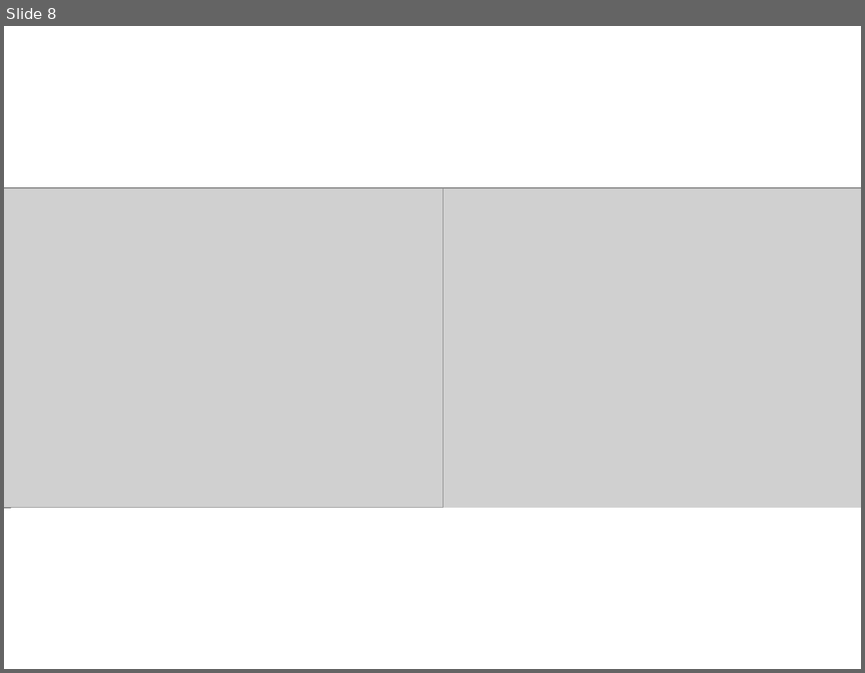
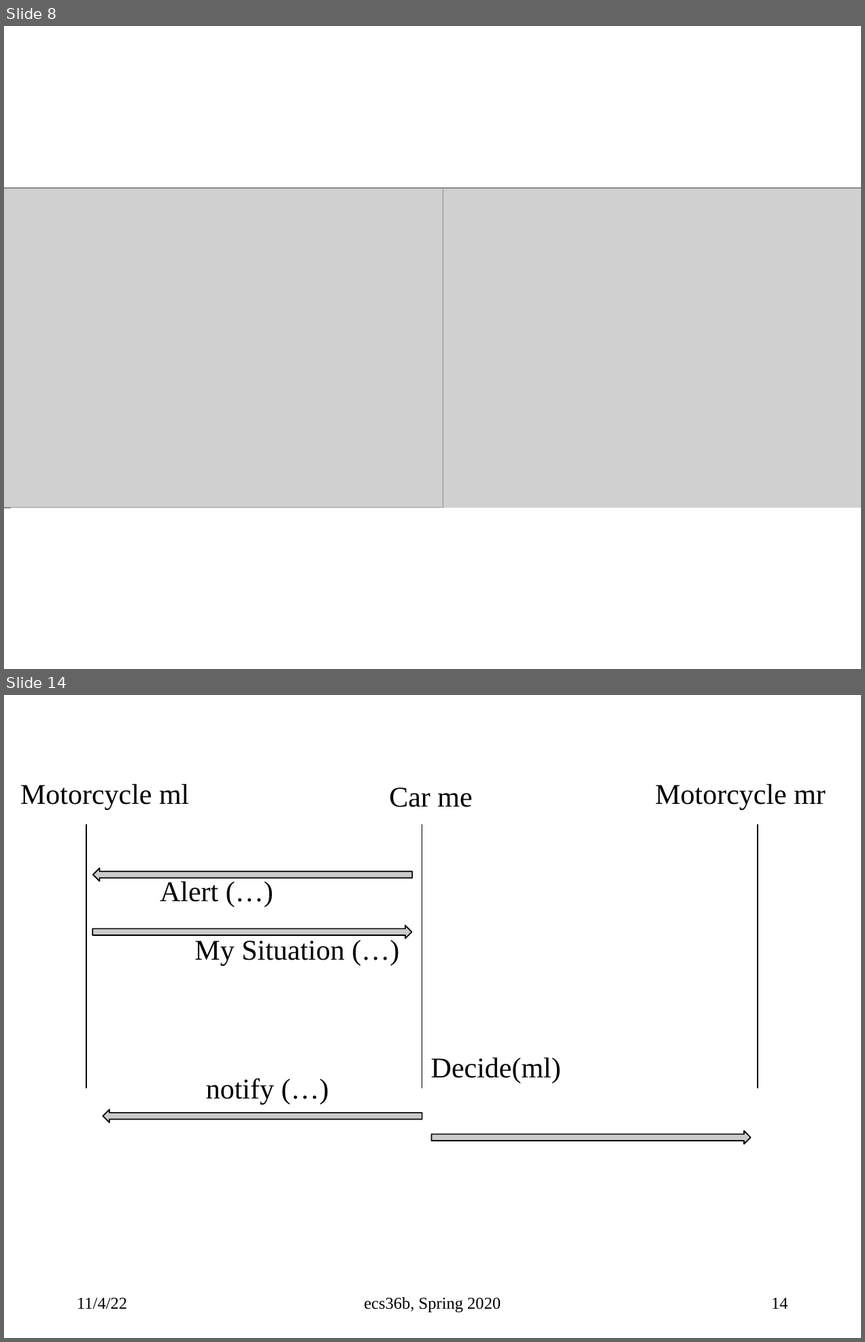
Before and after one commit to sfelixwu/ecs36b_slides, a slide deck: ecs36b_f2022_L005_midterm.pptx. Shown one above the other, each under a label of ours: slide 8 before the commit, slides 8 and 14 after it; the slides between them are not shown. The pictures are 865x673 and 865x1342 pixels, drawn with LibreOffice and Linux fonts; fonts in the diff are those of the drawing; grey boxes stand for pictures. Boxes give left, top, right and bottom in pixels: in the first picture for what was removed or moved away, otherwise in the second. Text is boxed around its words. In the diff, an @@ line names an element or a change of style, - is before the commit and + after.

```diff
--- a/ecs36b_f2022_L005_midterm.pptx
+++ b/ecs36b_f2022_L005_midterm.pptx
@@ slide 14 added at (4, 695, 861, 1338), background #FFFFFF @@
@@ text added at (20, 784, 189, 810), 24 pt, text #000000 @@
+Motorcycle ml
@@ text added at (389, 787, 472, 807), 24 pt, text #000000 @@
+Car me
@@ text added at (655, 784, 825, 810), 24 pt, text #000000 @@
+Motorcycle mr
@@ line added from (86, 824) to (86, 1088), #000000 1 pt @@
@@ line added from (422, 824) to (422, 1088), #000000 1 pt @@
@@ line added from (757, 824) to (757, 1088), #000000 1 pt @@
@@ left arrow added at (93, 868, 412, 881), fill #CBCBCB, outline #000000 1 pt @@
@@ text added at (160, 881, 218, 902), 24 pt, text #000000 @@
+Alert (…)
@@ left arrow added at (92, 926, 411, 938), fill #CBCBCB, outline #000000 1 pt @@
@@ text added at (194, 940, 345, 966), 24 pt, text #000000 @@
+My Situation (…)
@@ text added at (431, 1057, 561, 1083), 24 pt, text #000000 @@
+Decide(ml)
@@ text added at (206, 1078, 274, 1104), 24 pt, text #000000 @@
+notify (…)
@@ left arrow added at (103, 1109, 422, 1121), fill #CBCBCB, outline #000000 1 pt @@
@@ left arrow added at (432, 1130, 750, 1143), fill #CBCBCB, outline #000000 1 pt @@
@@ text added at (77, 1297, 127, 1309), 14 pt, text #000000 @@
+11/4/22
@@ text added at (364, 1297, 500, 1312), 14 pt, text #000000 @@
+ecs36b, Spring 2020
@@ page number added at (771, 1297, 788, 1308), 14 pt, text #000000 @@
+14
```
Also in this commit, not shown: 8 slides changed, 2 other files.
